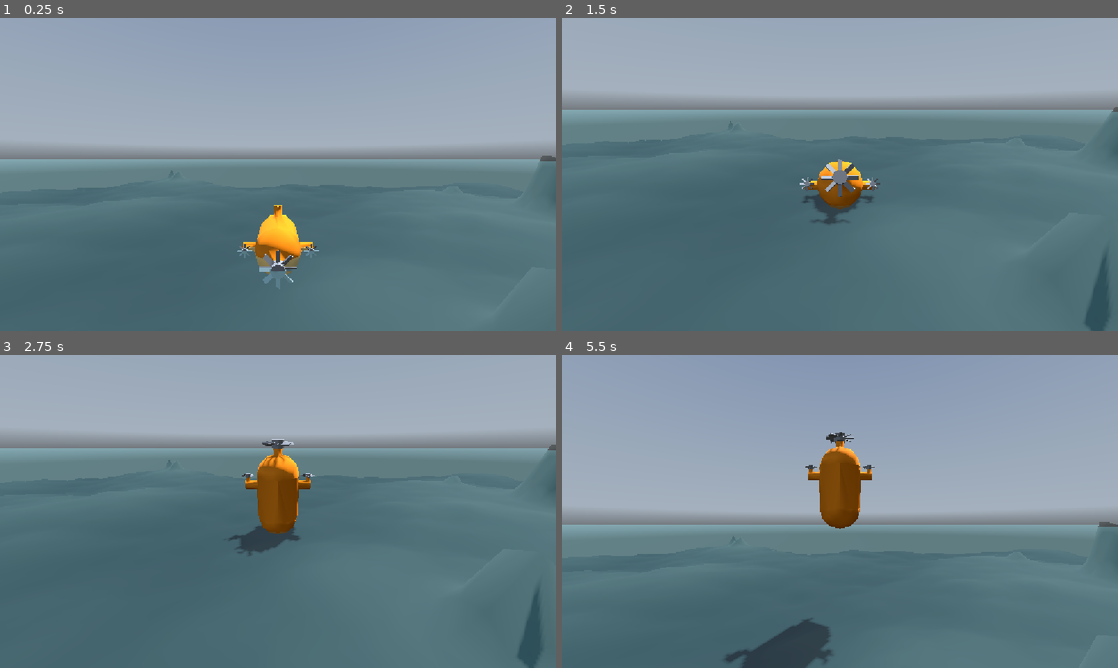
Above: before the commit, frames 1-4 (two rows, left to right).
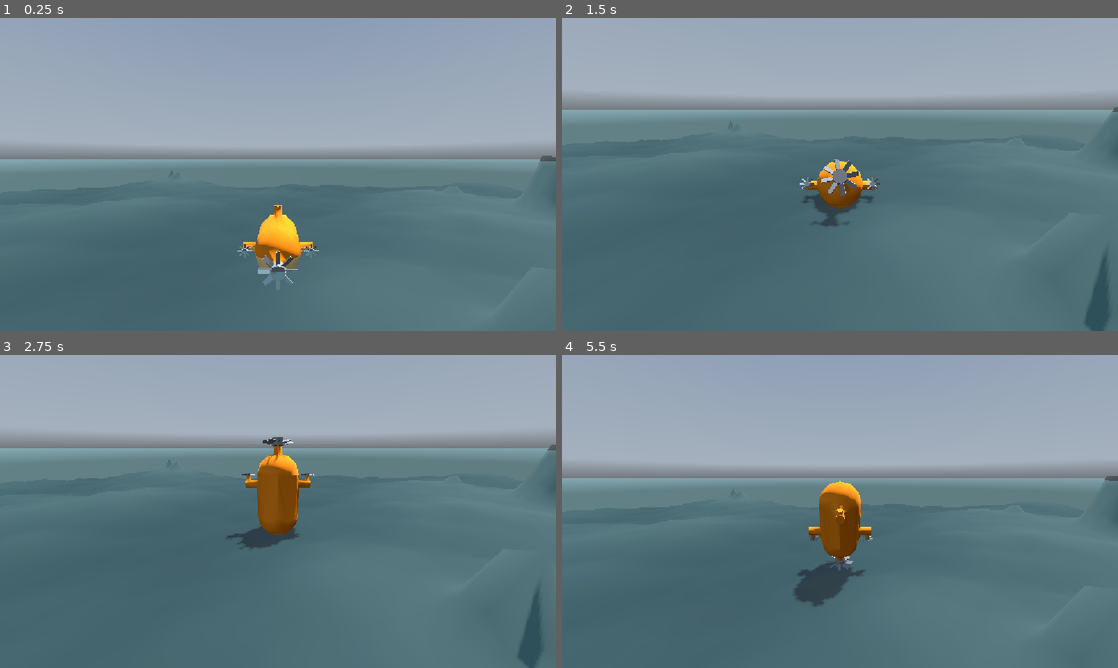
Above: after the commit, the same moments.

Repository: JanWack/untitled_underwater_game
Game: Godot game, scene res://scenes/test_map.tscn
Two runs of this game, one before a commit and one after it. Both use one fixed random seed, a clock stepped at 60 frames per second and the inputs below. A sky picture missing from this copy of the repository is replaced by a grey-blue gradient.
Inputs (mouse positions are in pixels of both pictures, inside the frame that each line leads up to):
- Up to frame 1 (0.25 s): no input
- Up to frame 2 (1.5 s): tap Enter at 0.5 s; move the mouse to (867, 174) at 0.52 s; hold Right mouse button (break) 0.53-1.28 s; hold W (up) from 0.53 s (still down); move the mouse to (812, 174) at 1.27 s; click (812, 174) at 1.35 s
- Up to frame 3 (2.75 s): keep holding W (up); move the mouse to (289, 505) at 2.02 s; hold Right mouse button (break) from 2.03 s (still down)
- Up to frame 4 (5.5 s): keep holding W (up); move the mouse to (834, 517) at 2.77 s; release Right mouse button (break) at 2.78 s; click (834, 517) at 2.85 s; move the mouse to (878, 514) at 3.52 s; hold Right mouse button (break) 3.53-4.28 s; move the mouse to (795, 508) at 4.27 s; click (795, 508) at 4.35 s; move the mouse to (845, 511) at 5.02 s; hold Right mouse button (break) from 5.03 s (still down)

The runs differ from the first frame. In frame 1, 0.2% of the frame differs, in the area x 46-54%, y 74-86%; in frame 2, 0.3%; in frame 3, 0.5%; in frame 4, 24%, in the area x 0-100%, y 24-100%.

Commit message:
spinning propellers

Diff:
--- a/untitled-underwater-game/scenes/follow_cam.tscn
+++ b/untitled-underwater-game/scenes/follow_cam.tscn
@@ -3,5 +3,6 @@
 [ext_resource type="Script" uid="uid://1prvwo7a8gf1" path="res://scripts/follow_cam.gd" id="1_ig783"]
 
 [node name="FollowCam" type="Camera3D" unique_id=2038270964]
+physics_interpolation_mode = 1
 script = ExtResource("1_ig783")
 hight_diff = 1.5
--- a/untitled-underwater-game/scenes/submarine.tscn
+++ b/untitled-underwater-game/scenes/submarine.tscn
@@ -31,8 +31,12 @@
 "vertex_data": PackedByteArray("JTnZvc3MzL0jOdm9GqYFvubabLxgqkC9mpkZvs3MzL1rSWGyJTnZvc3MzL0jOdm9mpkZvs3MzL1rSWGyAAAAAM3 …(17355 unchanged characters)…
 }]
 
-[node name="Submarine" type="CharacterBody3D" unique_id=795292559]
+[node name="Submarine" type="CharacterBody3D" unique_id=795292559 node_paths=PackedStringArray("main_propeller", "left_propeller", "right_propeller", "main_prop_base")]
 script = ExtResource("1_r3h5y")
+main_propeller = NodePath("MainPropBase/MainPropeller")
+left_propeller = NodePath("LeftPropeller")
+right_propeller = NodePath("RightPropeller")
+main_prop_base = NodePath("MainPropBase")
 
 [node name="mesh" type="MeshInstance3D" parent="." unique_id=1877140006]
 transform = Transform3D(1, 0, 0, 0, 1, 0, 0, 0, 1, 0, 0, -0.5)
@@ -43,8 +47,11 @@
 transform = Transform3D(1, 0, 0, 0, -4.371139e-08, 1, 0, -1, -4.371139e-08, 0, 0, 0)
 shape = SubResource("CapsuleShape3D_0jn7k")
 
-[node name="MainPropeller" type="MeshInstance3D" parent="." unique_id=559086543]
-transform = Transform3D(0.9, 0, 0, 0, -3.934025e-08, -0.9, 0, 0.9, -3.934025e-08, 0, 0, 1.2)
+[node name="MainPropBase" type="Node3D" parent="." unique_id=1770780541]
+transform = Transform3D(0.9, 0, 0, 0, -3.934025e-08, -0.9, 0, 0.9, -3.934025e-08, 0, 0, 1.25)
+
+[node name="MainPropeller" type="MeshInstance3D" parent="MainPropBase" unique_id=559086543]
+physics_interpolation_mode = 1
 mesh = SubResource("ArrayMesh_gua2t")
 
 [node name="LeftPropeller" type="MeshInstance3D" parent="." unique_id=310607980]
--- a/untitled-underwater-game/scripts/submarine.gd
+++ b/untitled-underwater-game/scripts/submarine.gd
@@ -1,22 +1,50 @@
 extends CharacterBody3D
 class_name Submarine
 
+# Export variables
+@export var main_propeller: MeshInstance3D
+@export var left_propeller: MeshInstance3D
+@export var right_propeller: MeshInstance3D
+@export var main_prop_base: Node3D
+
+# Constants
 const SPEED: float = 4.0
 const ACCELERATION: float = 2.0
 const TURN_SPEED: float = 1.0
 const TURN_ACCELERATION: float = 2.0
+const PROPELLER_SPEED: float = 10
+const PROPELLER_ACCELERATION: float = 8.0
+const PROPELLER_ROTATION_SMOOTHING: float = 0.02
+const SMALL_PROPELLER_ACCELERATION: float = 10.0
+const SMALL_PROPELLER_ROTATION_SMOOTHING: float = 0.02
 
+# Variables
 var forward_speed: float = 0.0
 var turn_velocity: Vector2 = Vector2.ZERO
+var main_propeller_speed: float = 0.0
+var left_propeller_speed: float = 0.0
+var right_propeller_speed: float = 0.0
 
+var tween: Tween
+
+
+func _unhandled_key_input(_event: InputEvent) -> void:
+	if Input.is_action_just_pressed("up"):
+		rotate_main_propeller(135.0)
+	elif Input.is_action_just_pressed("down"):
+		rotate_main_propeller(45.0)
+	else:
+		rotate_main_propeller(90)
+
+
+## Handles the turning and velocity of the submarine.
+## Also spinns the propellers.
 func _physics_process(delta: float) -> void:
 	var input_dir: Vector2 = Input.get_vector("left", "right", "up", "down")
-	var target_turn: Vector2 = input_dir * TURN_SPEED
+	turn_velocity = turn_velocity.lerp(input_dir * TURN_SPEED, TURN_ACCELERATION * delta)
 
-	turn_velocity = turn_velocity.lerp(target_turn, TURN_ACCELERATION * delta)
 	rotation.y -= turn_velocity.x * delta
 	rotation.x += turn_velocity.y * delta
-	rotation.x = clamp(rotation.x, deg_to_rad(-85), deg_to_rad(85))
 
 	var velocity_dir: float = 0.0
 	if Input.is_action_pressed("gas"):
@@ -27,4 +55,23 @@
 	forward_speed = move_toward(forward_speed, velocity_dir * SPEED, ACCELERATION * delta)
 	velocity = -global_transform.basis.z * forward_speed
 
+	if velocity_dir:
+		main_propeller_speed = move_toward(main_propeller_speed, velocity_dir * PROPELLER_SPEED, PROPELLER_ACCELERATION * delta)
+	else:
+		main_propeller_speed = move_toward(main_propeller_speed, input_dir.y * PROPELLER_SPEED, PROPELLER_ACCELERATION * delta)
+	main_propeller.rotate_y(-main_propeller_speed * PROPELLER_ROTATION_SMOOTHING)
+
+	left_propeller_speed = move_toward(left_propeller_speed, max(input_dir.x, 0.0) * PROPELLER_SPEED, SMALL_PROPELLER_ACCELERATION * delta)
+	left_propeller.rotate_z(-left_propeller_speed * SMALL_PROPELLER_ROTATION_SMOOTHING)
+
+	right_propeller_speed = move_toward(right_propeller_speed, min(input_dir.x, 0.0) * PROPELLER_SPEED, SMALL_PROPELLER_ACCELERATION * delta)
+	right_propeller.rotate_z(-right_propeller_speed * SMALL_PROPELLER_ROTATION_SMOOTHING)
+
 	move_and_slide()
+
+
+func rotate_main_propeller(angle: float) -> void:
+	if tween and tween.is_running():
+			tween.kill()
+	tween = get_tree().create_tween()
+	tween.tween_property(main_prop_base, "rotation", Vector3(deg_to_rad(angle), 0, 0), 0.7).set_trans(Tween.TRANS_SINE)
Not shown, added: untitled-underwater-game/scenes/submarine.tscn6791416767.tmp
